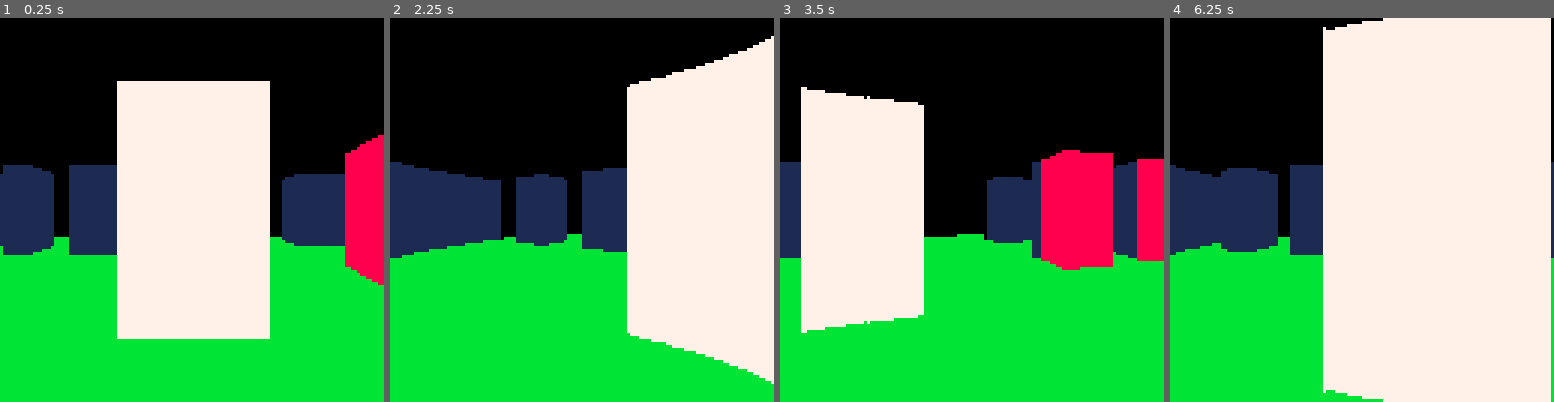
Above: before the commit, frames 1-4 (left to right).
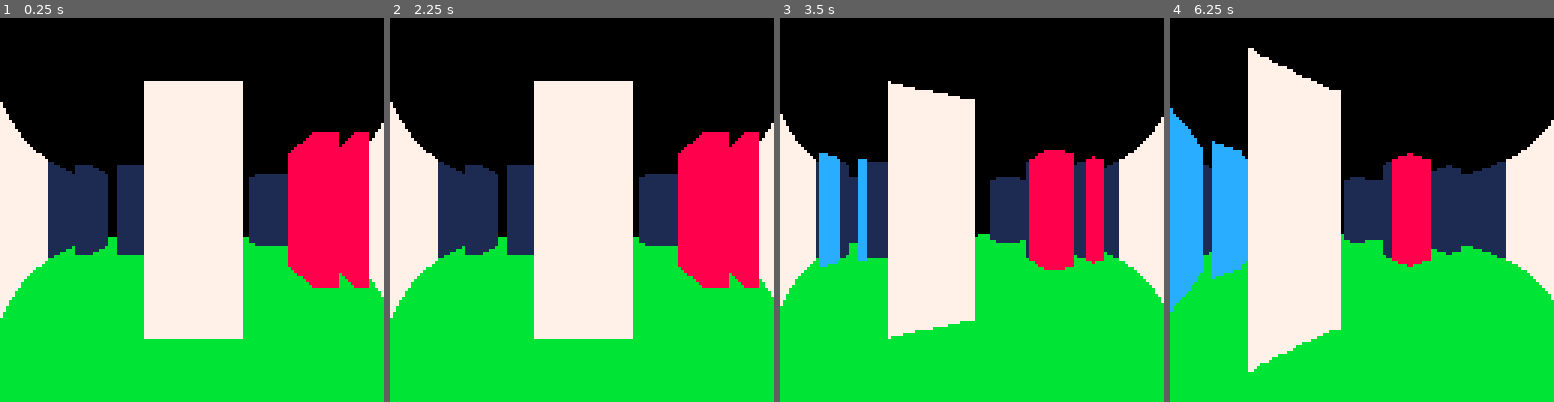
Above: after the commit, the same moments.

Repository: shantiii/nirami
Game: PICO-8 cartridge nirami.p8
Same seed, same stepped clock (60 frames per second), same inputs: the game is played once before the commit and once after it.
Inputs:
- Up to frame 1 (0.25 s): no input
- Up to frame 2 (2.25 s): hold Left from 1.97 s (still down)
- Up to frame 3 (3.5 s): release Left at 2.37 s; hold Down 2.42-2.82 s; hold Right from 2.87 s (still down)
- Up to frame 4 (6.25 s): release Right at 3.53 s; hold Up 3.58-4.08 s; hold Right 4.13-4.53 s; hold Down 4.58-5.08 s; hold Left 5.13-5.8 s; hold Up 5.85-6.18 s; hold Left from 6.23 s (still down)

The runs differ from the first frame. In frame 1, 24% of the frame differs, in the area x 0-100%, y 16-84%; in frame 2, 49%; in frame 3, 31%; in frame 4, 74%, in the area x 0-100%, y 0-100%.

Commit message:
raycasting++

Diff:
--- a/nirami.p8
+++ b/nirami.p8
@@ -25,6 +25,25 @@
 		{1,0,0,0,0,0,0,0,0,0,0,0,0,0,0,1},
 		{1,1,1,1,1,1,1,1,1,1,1,1,1,1,1,1}
 	}
+
+	-- sprite data: x,y position and sprite id
+	sprites={
+		{x=4.5, y=4.5, id=8},
+		{x=4.5, y=6.5, id=8}
+	}
+end
+
+-- custom sort for sprites
+function bubble_sort(t)
+	local n=#t
+	if n < 2 then return end
+	for i=1,n-1 do
+		for j=1,n-i do
+			if t[j].dist < t[j+1].dist then
+				t[j],t[j+1] = t[j+1],t[j]
+			end
+		end
+	end
 end
 
 function _update()
@@ -52,9 +71,11 @@
 	rectfill(0,0,127,63,0) -- ceiling
 	rectfill(0,64,127,127,11) -- floor
 
+	local zbuffer={}
+
 	-- raycasting loop
 	for i=0,127 do
-		local ray_a = p.a - 0.125 + (i/128) * 0.25
+		local ray_a = p.a - 0.2 + (i/128) * 0.4
 		local dist = 0
 		local hit = 0
 		local hit_x, hit_y
@@ -68,7 +89,12 @@
 			ray_x += ray_step_x
 			ray_y += ray_step_y
 			dist += 0.02
-			hit = map[flr(ray_y)][flr(ray_x)]
+			if (flr(ray_y) >= 1 and flr(ray_y) <= #map and flr(ray_x) >= 1 and flr(ray_x) <= #map[flr(ray_y)]) then
+				hit = map[flr(ray_y)][flr(ray_x)]
+			else
+				hit = 1 -- hit boundary
+				dist = 20
+			end
 		end
 
 		-- draw wall slice
@@ -94,12 +120,61 @@
 			if (dist > 4)  line(i, y1, i, y2, 1)
 			if (dist > 7)  line(i, y1, i, y2, 0)
 		end
+		zbuffer[i]=dist
+	end
+
+	-- sort sprites by distance
+	for s in all(sprites) do
+		s.dist = ((p.x-s.x)*(p.x-s.x) + (p.y-s.y)*(p.y-s.y))
+	end
+	bubble_sort(sprites)
+
+	-- draw sprites
+	for s in all(sprites) do
+		-- relative position to player
+		local sx = s.x - p.x
+		local sy = s.y - p.y
+
+		-- rotate by inverse player angle
+		local sz = sx * cos(-p.a) - sy * sin(-p.a) -- depth
+		local sx_rot = sx * sin(-p.a) + sy * cos(-p.a) -- perpendicular
+
+		-- only draw if in front and on screen
+		if (sz > 0.5) then
+			-- project to screen
+			local scale = 32 / sz
+			local screen_x = 64 + (sx_rot * 128 / sz)
+
+			-- sprite dimensions
+			local sprite_w = 8 * scale
+			local sprite_h = 8 * scale
+			local start_x = screen_x - sprite_w/2
+			local start_y = 64 - sprite_h/2 + 32/sz -- offset to sit on floor
+
+			-- draw sprite one vertical line at a time
+			for i=0,sprite_w-1 do
+				local column = flr(start_x + i)
+				-- check zbuffer and screen bounds
+				if(column>=0 and column<128 and sz < zbuffer[column]) then
+					local tex_u = flr(i/sprite_w * 8)
+					sspr(
+						s.id*8+tex_u, 0, -- source x,y
+						1,8, -- source w,h
+						column, start_y, -- dest x,y
+						1, sprite_h -- dest w,h
+					)
+				end
+			end
+		end
 	end
 end
 __gfx__
+00000000000000000000000000000000000000000000000000000000000000000000000000d6d0000000000000000000000000000000000000000000000000000
+000000000000000000000000000000000000000000000000000000000000000000000000d666d00000000000000000000000000000000000000000000000000
+00700700000000000000000000000000000000000000000000000000000000000000000d66666d0000000000000000000000000000000000000000000000000
+00077000000000000000000000000000000000000000000000000000000000000000000d66666d0000000000000000000000000000000000000000000000000
+00077000000000000000000000000000000000000000000000000000000000000000000d66666d0000000000000000000000000000000000000000000000000
+007007000000000000000000000000000000000000000000000000000000000000000000d666d00000000000000000000000000000000000000000000000000
+0000000000000000000000000000000000000000000000000000000000000000000000000d6d0000000000000000000000000000000000000000000000000000
 00000000000000000000000000000000000000000000000000000000000000000000000000000000000000000000000000000000000000000000000000000000
-00000000000000000000000000000000000000000000000000000000000000000000000000000000000000000000000000000000000000000000000000000000
-00700700000000000000000000000000000000000000000000000000000000000000000000000000000000000000000000000000000000000000000000000000
-00077000000000000000000000000000000000000000000000000000000000000000000000000000000000000000000000000000000000000000000000000000
-00077000000000000000000000000000000000000000000000000000000000000000000000000000000000000000000000000000000000000000000000000000
-00700700000000000000000000000000000000000000000000000000000000000000000000000000000000000000000000000000000000000000000000000000
+__gff__
Not shown, added: raycasting.md
